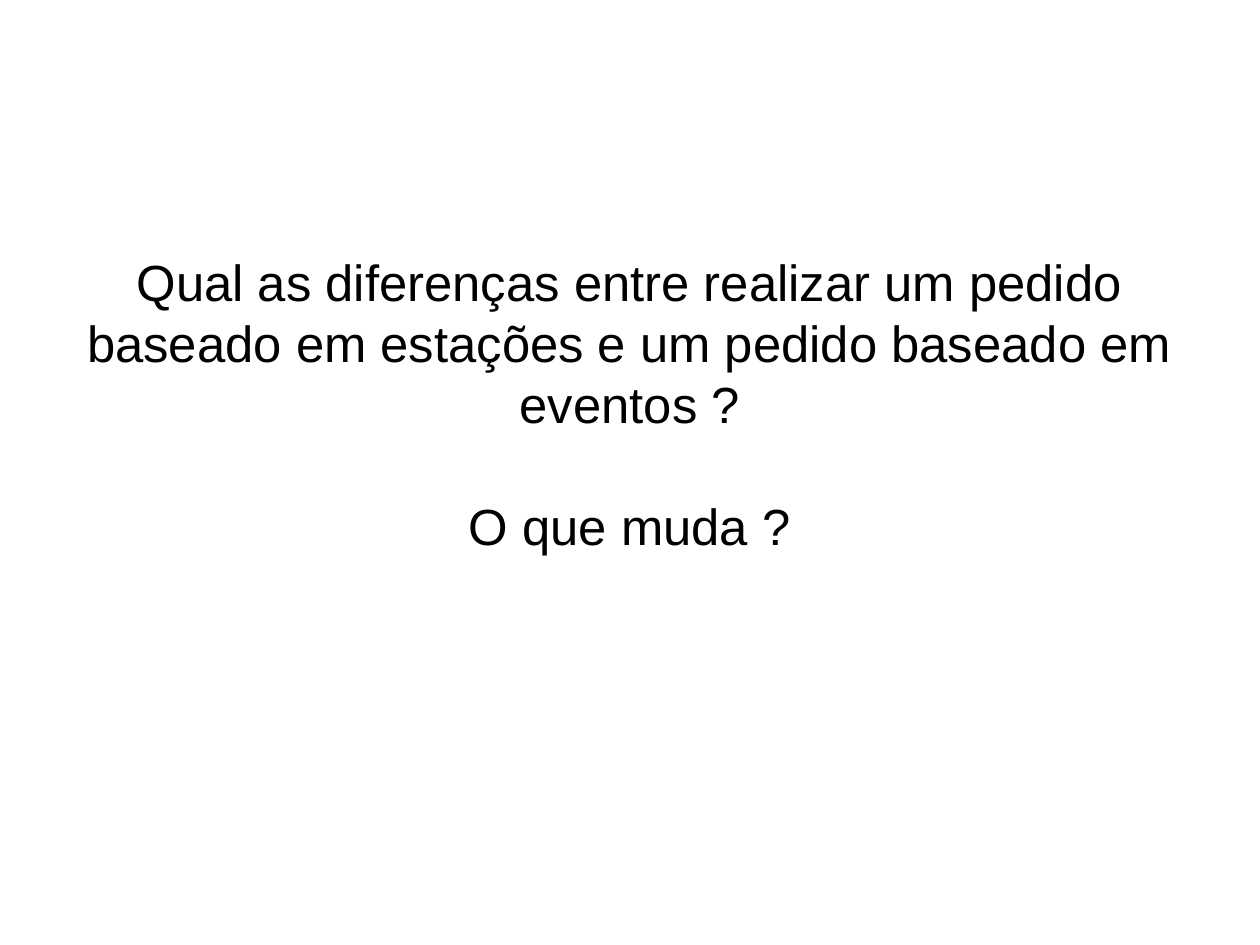
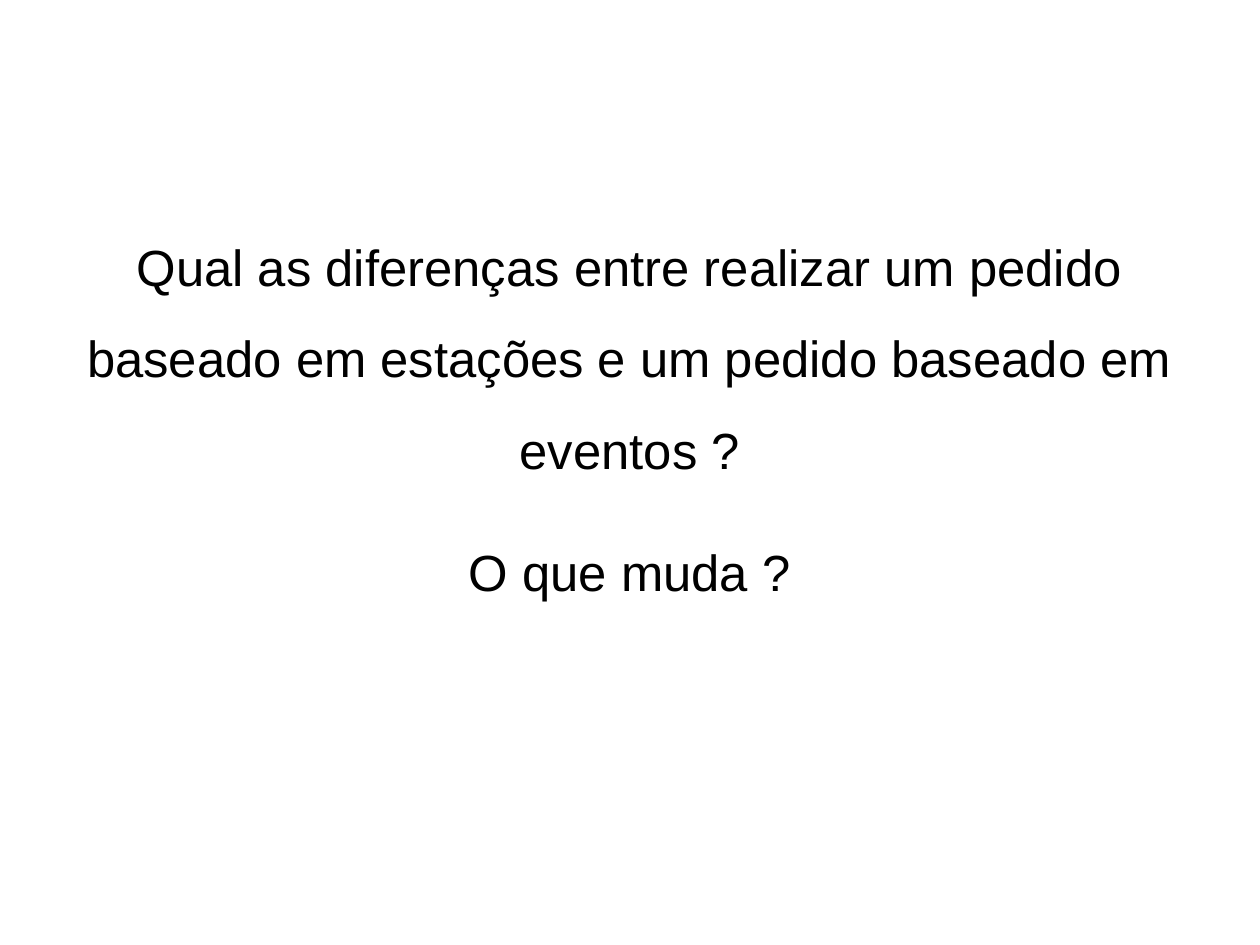
Before and after one commit to marcelobianchi/fetchtool, a slide deck: slide 15 of doc/fetchtool-intro.odp (slide 14 before the commit). Drawn at 1260x945 pixels with LibreOffice and Linux fonts; fonts in the diff are those of the drawing. Boxes give left, top, right and bottom in pixels: in the first picture for what was removed or moved away, otherwise in the second. Text is boxed around its words. In the diff, an @@ line names an element or a change of style, - is before the commit and + after.

```diff
--- a/doc/fetchtool-intro.odp
+++ b/doc/fetchtool-intro.odp
@@ subtitle at (87, 249, 1171, 470): line spacing 1 to 1.5 @@
```
Also in this commit, not shown: 12 other slides changed, 7 slides added, 18 slides removed, 2 other files.
